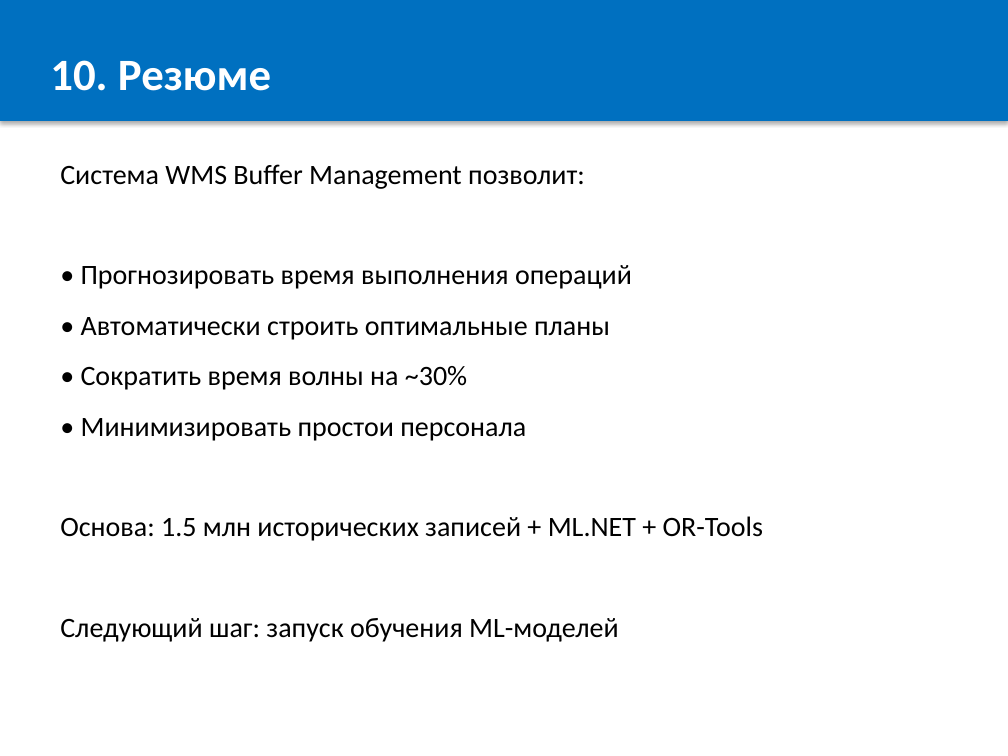
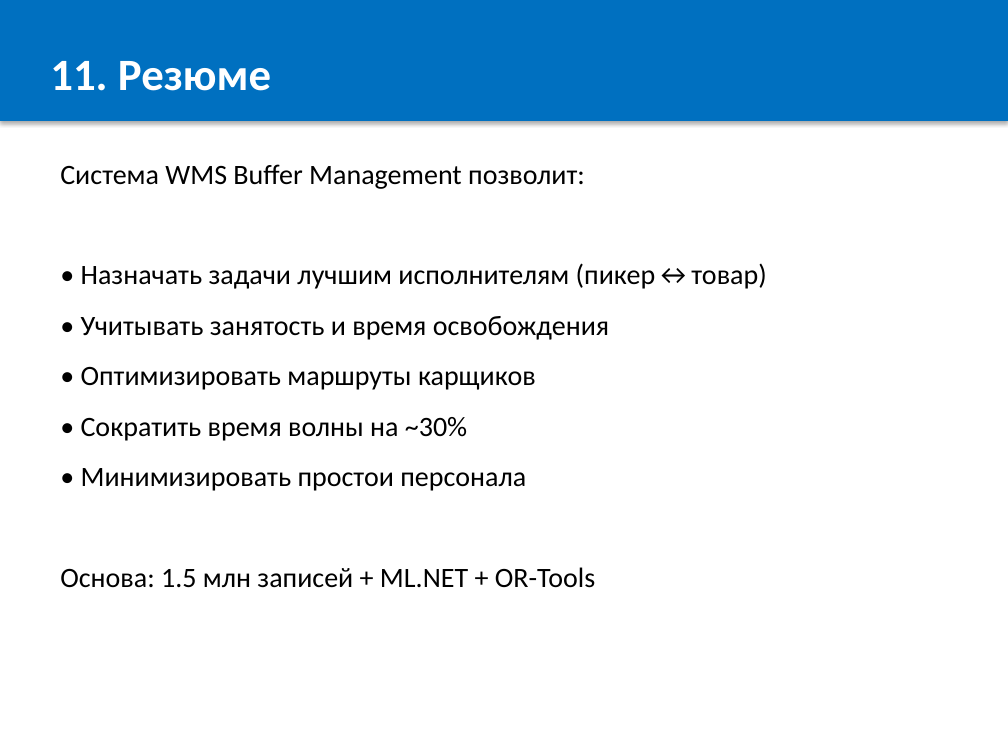
Before and after one commit to OnicaIon/WMSOpti, a slide deck: slide 12 of docs/WMS_Buffer_Optimization.pptx (slide 11 before the commit). Drawn at 1008x756 pixels with LibreOffice and Linux fonts; fonts in the diff are those of the drawing. Boxes give left, top, right and bottom in pixels: in the first picture for what was removed or moved away, otherwise in the second. Text is boxed around its words. In the diff, an @@ line names an element or a change of style, - is before the commit and + after.

```diff
--- a/docs/WMS_Buffer_Optimization.pptx
+++ b/docs/WMS_Buffer_Optimization.pptx
@@ text in rectangle at (50, 61, 271, 91): text changed @@
-10. Резюме
+11. Резюме
@@ text at (81, 263, 767, 390): text changed @@
-• Прогнозировать время выполнения операций
-• Автоматически строить оптимальные планы
+• Назначать задачи лучшим исполнителям (пикер↔товар)
+• Учитывать занятость и время освобождения
+• Оптимизировать маршруты карщиков
@@ text at (60, 567, 596, 588): text changed @@
-Основа: 1.5 млн исторических записей + ML.NET + OR-Tools
-Следующий шаг: запуск обучения ML-моделей
+Основа: 1.5 млн записей + ML.NET + OR-Tools
```
Also in this commit, not shown: 5 other slides changed, 1 slide added, 2 other files.
